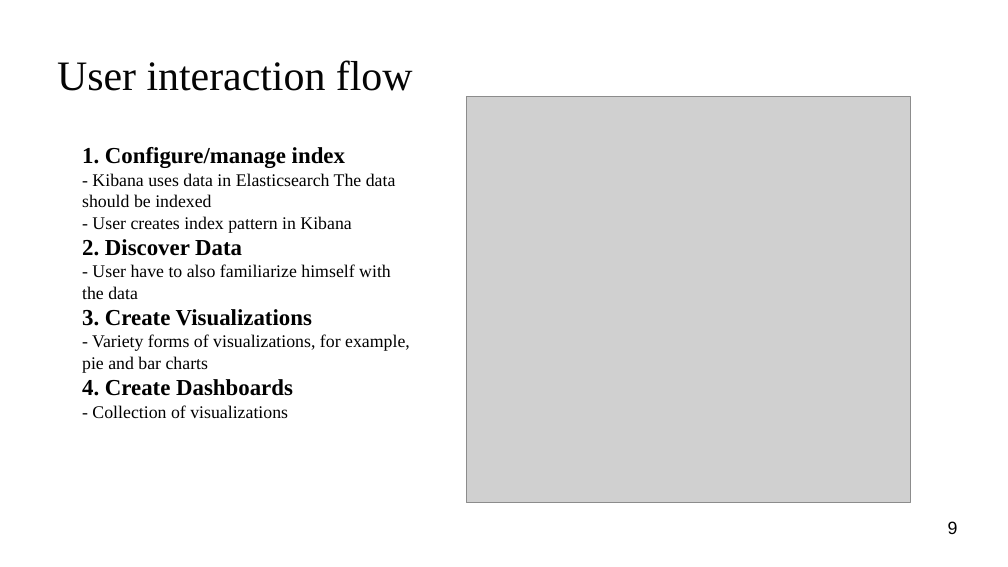
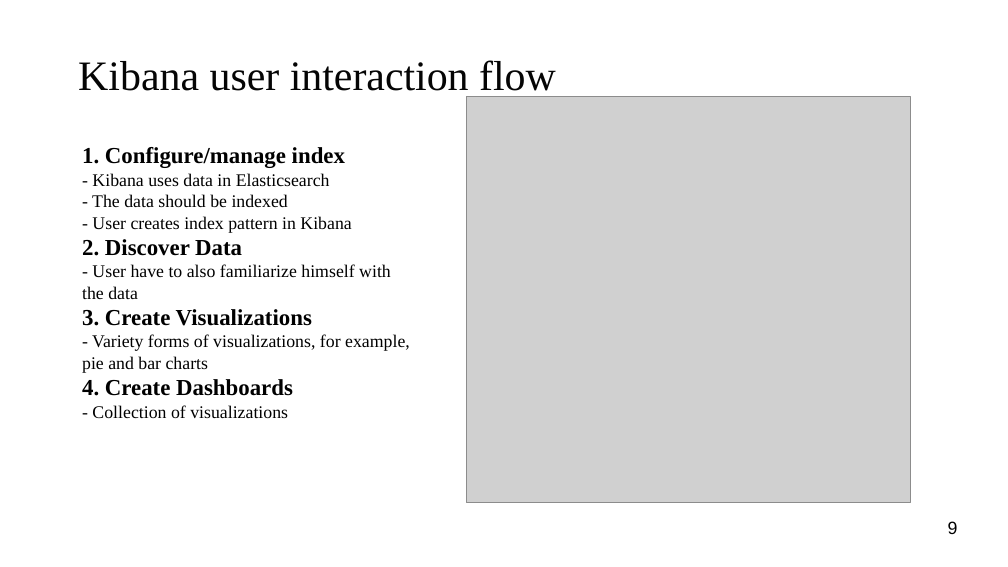
Before and after one commit to niinavi/Jarjestelmaprojekti, a slide deck: slide 9 of project_management/Presentation.odp. Drawn at 1008x567 pixels with LibreOffice and Linux fonts; fonts in the diff are those of the drawing; grey boxes stand for pictures. Boxes give left, top, right and bottom in pixels: in the first picture for what was removed or moved away, otherwise in the second. Text is boxed around its words. In the diff, an @@ line names an element or a change of style, - is before the commit and + after.

Commit message:
typos

```diff
--- a/project_management/Presentation.odp
+++ b/project_management/Presentation.odp
@@ title at (x1=78, y1=60, x2=556, y2=99): text changed @@
-User interaction flow
+Kibana user interaction flow
@@ text at (x1=92, y1=173, x2=330, y2=207): text changed @@
-- Kibana uses data in Elasticsearch The data should be indexed
+- Kibana uses data in Elasticsearch
+- The data should be indexed
```
Also in this commit, not shown: 4 other slides changed.
